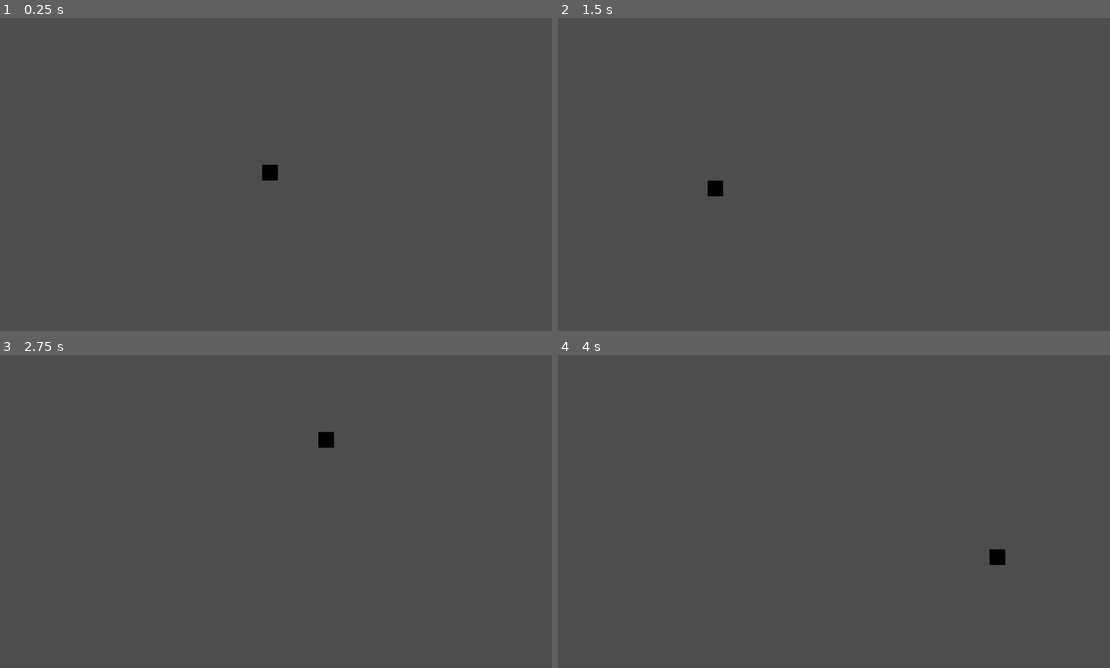
Above: before the commit, frames 1-4 (two rows, left to right).
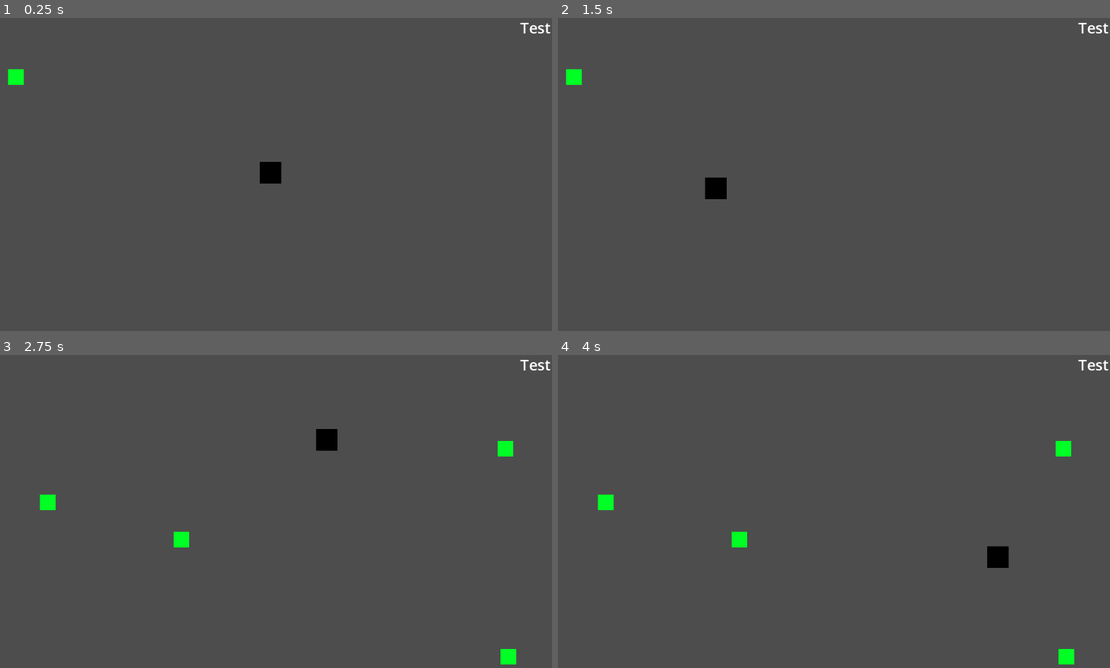
Above: after the commit, the same moments.

Repository: grumpysamurai/Mallet-Game
Game: Godot game, scene res://scenes/game.tscn
Two runs of this game, one before a commit and one after it. Both use one fixed random seed, a clock stepped at 60 frames per second and the inputs below.
Inputs (mouse positions are in pixels of both pictures, inside the frame that each line leads up to):
- Up to frame 1 (0.25 s): no input
- Up to frame 2 (1.5 s): tap Enter at 0.5 s; move the mouse to (949, 155) at 0.52 s; click (949, 155) at 0.6 s; tap Space at 1.25 s; move the mouse to (712, 187) at 1.27 s; click (712, 187) at 1.35 s
- Up to frame 3 (2.75 s): tap Enter at 2 s; move the mouse to (325, 439) at 2.02 s; click (325, 439) at 2.1 s
- Up to frame 4 (4 s): tap Space at 2.75 s; move the mouse to (800, 574) at 2.77 s; click (800, 574) at 2.85 s; tap Enter at 3.5 s; move the mouse to (999, 558) at 3.52 s; click (999, 558) at 3.6 s

The runs differ from the first frame. In frame 1, 0.4% of the frame differs, in the area x 1-100%, y 1-53%; in frame 2, 0.4%; in frame 3, 0.8%; in frame 4, 0.8%, in the area x 7-100%, y 1-99%.

Commit message:
Added targets into the game

Diff:
--- a/project.godot
+++ b/project.godot
@@ -15,6 +15,10 @@
 config/features=PackedStringArray("4.2", "Forward Plus")
 config/icon="res://icon.svg"
 
-[display]
+[input]
 
-window/size/mode=2
+leftclick={
+"deadzone": 0.5,
+"events": [Object(InputEventMouseButton,"resource_local_to_scene":false,"resource_name":"","device":-1,"window_id":0,"alt_pressed":false,"shift_pressed":false,"ctrl_pressed":false,"meta_pressed":false,"button_mask":1,"position":Vector2(261, 18),"global_position":Vector2(265, 59),"factor":1.0,"button_index":1,"canceled":false,"pressed":true,"double_click":false,"script":null)
+]
+}
--- a/scenes/game.tscn
+++ b/scenes/game.tscn
@@ -1,12 +1,63 @@
-[gd_scene load_steps=3 format=3 uid="uid://bprpnsjj170cd"]
+[gd_scene load_steps=6 format=3 uid="uid://bprpnsjj170cd"]
 
-[ext_resource type="Script" path="res://scenes/Main.gd" id="1_6gd7v"]
+[ext_resource type="Script" path="res://scripts/Main.gd" id="1_6gd7v"]
+[ext_resource type="PackedScene" uid="uid://fhu8hvlhsd27" path="res://scenes/target.tscn" id="3_e3ptt"]
 [ext_resource type="Texture2D" uid="uid://b43vasnlsuwqg" path="res://PlaceHolderSprites/BlackBox.png" id="3_s6t5k"]
+[ext_resource type="Texture2D" uid="uid://cpoip66mh6g7d" path="res://PlaceHolderSprites/GreenBox.png" id="4_ixteq"]
+
+[sub_resource type="RectangleShape2D" id="RectangleShape2D_h6l3j"]
+size = Vector2(45, 43)
 
 [node name="Game" type="Node2D"]
 script = ExtResource("1_6gd7v")
 
+[node name="Targets" type="Node" parent="."]
+
+[node name="target" parent="Targets" instance=ExtResource("3_e3ptt")]
+position = Vector2(57, 128)
+
+[node name="Sprite2D" type="Sprite2D" parent="Targets/target"]
+texture = ExtResource("4_ixteq")
+
+[node name="target2" parent="Targets" instance=ExtResource("3_e3ptt")]
+position = Vector2(57, 128)
+
+[node name="Sprite2D" type="Sprite2D" parent="Targets/target2"]
+texture = ExtResource("4_ixteq")
+
+[node name="target3" parent="Targets" instance=ExtResource("3_e3ptt")]
+position = Vector2(57, 128)
+
+[node name="Sprite2D" type="Sprite2D" parent="Targets/target3"]
+texture = ExtResource("4_ixteq")
+
+[node name="target4" parent="Targets" instance=ExtResource("3_e3ptt")]
+position = Vector2(57, 128)
+
+[node name="Sprite2D" type="Sprite2D" parent="Targets/target4"]
+texture = ExtResource("4_ixteq")
+
 [node name="Cursor" type="Node2D" parent="."]
 
 [node name="Sprite2D" type="Sprite2D" parent="Cursor"]
+position = Vector2(1, 0)
+scale = Vector2(1.375, 1.375)
 texture = ExtResource("3_s6t5k")
+
+[node name="Area2D" type="Area2D" parent="Cursor"]
+
+[node name="CollisionShape2D" type="CollisionShape2D" parent="Cursor/Area2D"]
+position = Vector2(1.5, 0.5)
+shape = SubResource("RectangleShape2D_h6l3j")
+
+[node name="Score" type="Label" parent="."]
+unique_name_in_owner = true
+offset_left = 1087.0
+offset_top = 5.0
+offset_right = 1150.0
+offset_bottom = 49.0
+theme_override_font_sizes/font_size = 31
+text = "Test"
+
+[connection signal="area_entered" from="Cursor/Area2D" to="." method="_on_area_2d_area_entered"]
+[connection signal="area_exited" from="Cursor/Area2D" to="." method="_on_area_2d_area_exited"]
--- /dev/null
+++ b/scenes/target.tscn
@@ -0,0 +1,20 @@
+[gd_scene load_steps=3 format=3 uid="uid://fhu8hvlhsd27"]
+
+[ext_resource type="Script" path="res://scripts/target.gd" id="1_rb154"]
+
+[sub_resource type="RectangleShape2D" id="RectangleShape2D_5rfmg"]
+size = Vector2(32, 32)
+
+[node name="target" type="Node2D"]
+script = ExtResource("1_rb154")
+
+[node name="Area2D" type="Area2D" parent="."]
+
+[node name="CollisionShape2D" type="CollisionShape2D" parent="Area2D"]
+shape = SubResource("RectangleShape2D_5rfmg")
+
+[node name="Timer" type="Timer" parent="."]
+wait_time = 2.0
+one_shot = true
+
+[connection signal="timeout" from="Timer" to="." method="_on_timer_timeout"]
--- a/scenes/Main.gd
+++ b/scripts/Main.gd
@@ -1,6 +1,10 @@
 extends Node2D
 var mouseposition
 @onready var cursor = $Cursor
+var ontarget = false
+var score = 0
+var iscooldownactive = false
+@onready var scoretext = %Score
 
 # Called when the node enters the scene tree for the first time.
 func _ready():
@@ -14,3 +18,18 @@
 
 	if Input.is_action_just_pressed("ui_cancel"):
 		get_tree().quit()
+	if Input.is_action_just_pressed("leftclick") && ontarget == true:
+		if iscooldownactive == false:
+			score += 1
+			print(score)
+			scoretext.text = str(score)
+			iscooldownactive = true
+
+
+func _on_area_2d_area_entered(area):
+	ontarget = true
+
+
+func _on_area_2d_area_exited(area):
+	ontarget = false
+	iscooldownactive = false
--- /dev/null
+++ b/scripts/target.gd
@@ -0,0 +1,22 @@
+extends Node2D
+var screensize
+@export var timerlength = 0
+@onready var timer = $Timer
+@export var requiredlevel = 0
+func _ready():
+	timer.wait_time = timerlength
+	timer.start()
+
+# Called every frame. 'delta' is the elapsed time since the previous frame.
+func _process(delta):
+	screensize = get_viewport_rect().size
+
+
+
+func _on_timer_timeout():
+	var rng = RandomNumberGenerator.new()
+	var randomx = rng.randi_range(0, screensize.x)
+	var randomy = rng.randi_range(0, screensize.y)
+	position.x = randomx
+	position.y = randomy
+	timer.start()
